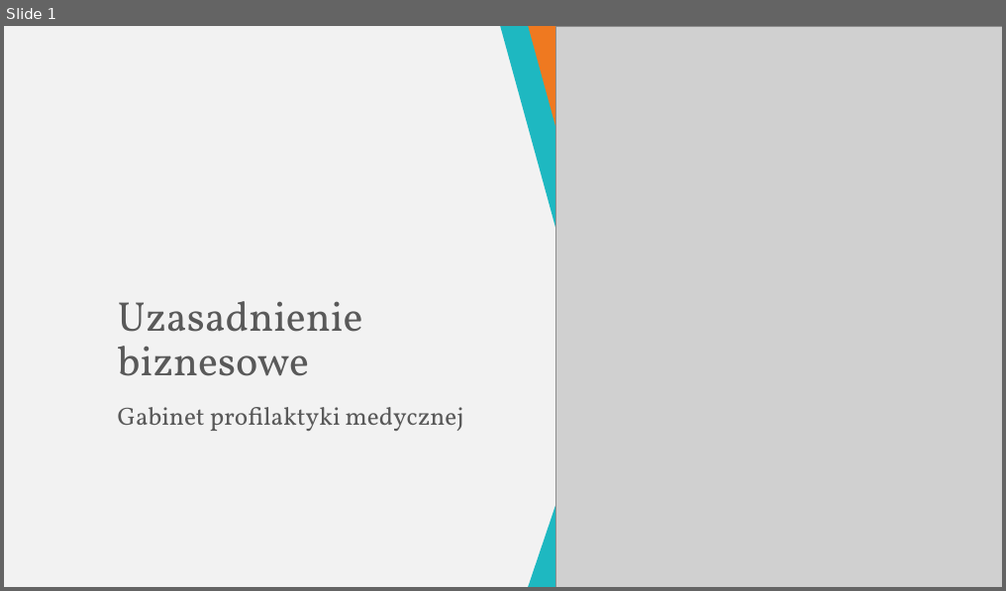
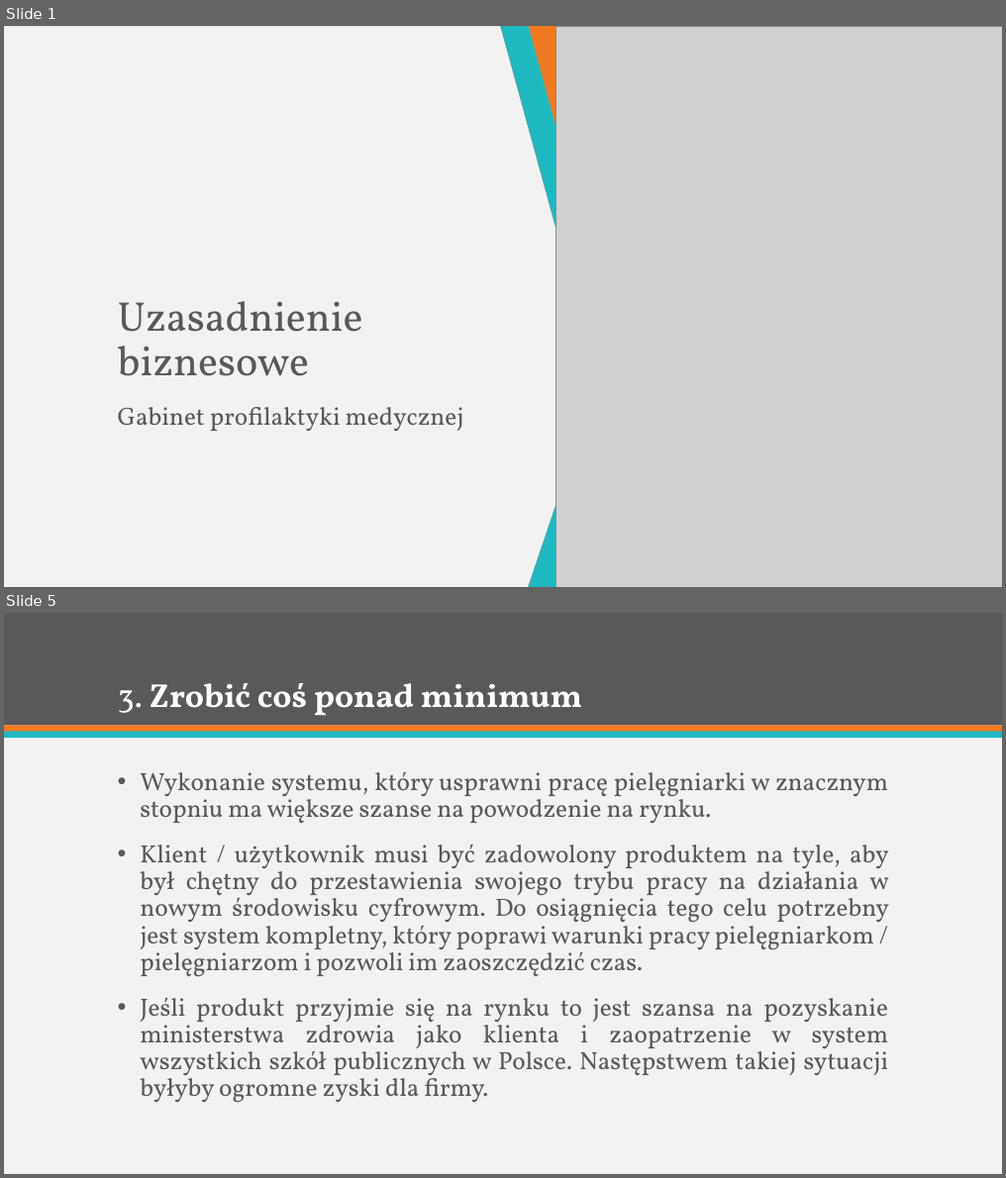
Before and after one commit to jakubpolczynski/Gabinet-Profilaktyki-Medycznej, a slide deck: Dokumentacja/Uzasadnienie biznesowe/Uzasadnienie biznesowe.pptx. Shown one above the other, each under a label of ours: slide 1 before the commit, slides 1 and 5 after it; the slides between them are not shown. The pictures are 1006x591 and 1006x1178 pixels, drawn with LibreOffice and Linux fonts; fonts in the diff are those of the drawing; grey boxes stand for pictures. Boxes give left, top, right and bottom in pixels: in the first picture for what was removed or moved away, otherwise in the second. Text is boxed around its words. In the diff, an @@ line names an element or a change of style, - is before the commit and + after.

```diff
--- a/Dokumentacja/Uzasadnienie biznesowe/Uzasadnienie biznesowe.pptx
+++ b/Dokumentacja/Uzasadnienie biznesowe/Uzasadnienie biznesowe.pptx
@@ slide 5 added at (4,613,1002,1174), background #F2F2F2 @@
@@ rectangle added at (4,613,1002,725), fill #595959 @@
@@ title added at (118,683,582,715), 32 pt, text #FFFFFF, bold @@
+3. Zrobić coś ponad minimum
@@ rectangle added at (4,725,1002,732), fill #EF7920 @@
@@ rectangle added at (4,731,1002,738), fill #1EB8C1 @@
@@ text added at (140,772,889,1102), 24 pt, text #595959 @@
+• Wykonanie systemu, który usprawni pracę pielęgniarki w znacznym stopniu ma większe szanse na powodzenie na rynku.
+• Klient / użytkownik musi być zadowolony produktem na tyle, aby był chętny do przestawienia swojego trybu pracy na działania w nowym środowisku cyfrowym. Do osiągnięcia tego celu potrzebny jest system kompletny, który poprawi warunki pracy pielęgniarkom / pielęgniarzom i pozwoli im zaoszczędzić czas.
+• Jeśli produkt przyjmie się na rynku to jest szansa na pozyskanie ministerstwa zdrowia jako klienta i zaopatrzenie w system wszystkich szkół publicznych w Polsce. Następstwem takiej sytuacji byłyby ogromne zyski dla firmy.
```
Also in this commit, not shown: 1 slide changed, 7 other slides added, 10 slides removed.
